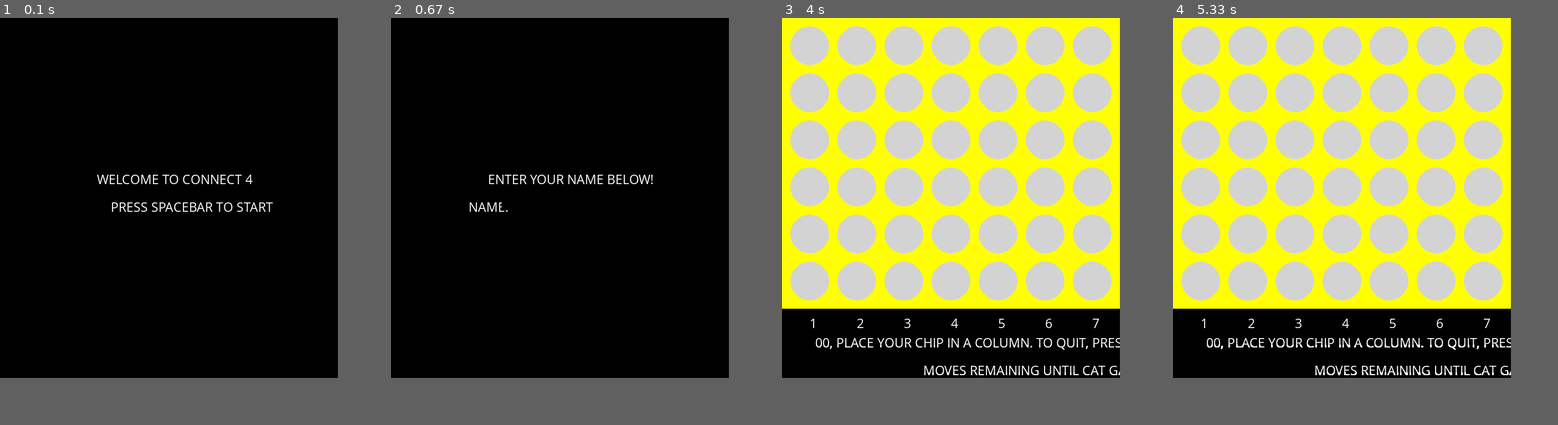
Above: before the commit, frames 1-4 (left to right).
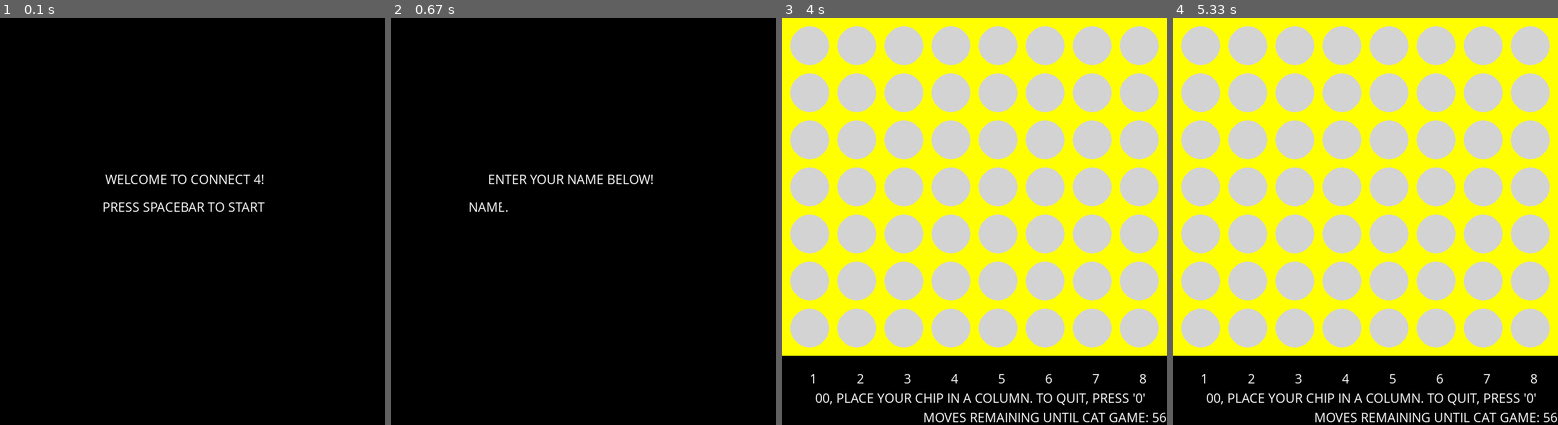
Above: after the commit, the same moments.

Repository: ctuck6/projects
Game: pygame game, started from pygameConnect4.py
Two runs of this game, one before a commit and one after it. Both use one fixed random seed, a clock stepped at 60 frames per second and the inputs below.
Inputs:
- Up to frame 1 (0.1 s): no input
- Up to frame 2 (0.67 s): tap Space at 0.33 s
- Up to frame 3 (4 s): tap 0 at 0.67 s; hold 0 1-1.47 s; tap Space at 1.07, 1.37 s; tap Enter at 2.5, 3.9 s
- Up to frame 4 (5.33 s): tap Space at 4.3, 4.6 s
In our replay, the window is 610x650 before the commit and 695x735 after it. These sizes can differ from the game's own. Grey fills any space a smaller window leaves; there, only what the larger window draws over its background counts as a difference.

The runs differ from the first frame. In frame 1, 1.1% of the frame differs, in the area x 25-71%, y 38-48%; in frame 2, only the window size differs; in frame 3, 22%; in frame 4, 22%, in the area x 0-100%, y 0-100%.

Commit message:
Tweaked alot :)

Diff:
--- a/pygameConnect4.py
+++ b/pygameConnect4.py
@@ -8,14 +8,15 @@
 RED = (255, 0, 0)
 EMPTY = (211, 211, 211)
 FRAME_COLOR = (255, 255, 0)
-SCREEN_WIDTH = 610
-SCREEN_HEIGHT = 650
 CIRCLE_RADIUS = 35
 BARRIER = 15
 FONT_SIZE = 25
 NUM_IN_A_ROW = 4
-BLANK = ' '
-OCCUPIED = 'X'
+NUM_OF_ROWS = 7
+NUM_OF_COLUMNS = 8
+SCREEN_WIDTH = BARRIER + ((BARRIER + (CIRCLE_RADIUS*2)) * NUM_OF_COLUMNS)
+SCREEN_HEIGHT = 125 + BARRIER + ((BARRIER + (CIRCLE_RADIUS*2)) * NUM_OF_ROWS)
+MAX_MOVES = NUM_OF_ROWS * NUM_OF_COLUMNS
 MESSAGE_FONT = pygame.font.SysFont("comicsansms", FONT_SIZE)
 SCREEN = pygame.display.set_mode((SCREEN_WIDTH, SCREEN_HEIGHT))
 
@@ -27,17 +28,21 @@
                 if e.key == pygame.K_SPACE:
                     waiting = False
         SCREEN.fill(BLACK)
-        pause = MESSAGE_FONT.render("WELCOME TO CONNECT 4", True, WHITE)
-        SCREEN.blit(pause, [175, 275])
+        pause = MESSAGE_FONT.render("WELCOME TO CONNECT 4!", True, WHITE)
+        SCREEN.blit(pause, [190, 275])
         pause = MESSAGE_FONT.render("PRESS SPACEBAR TO START", True, WHITE)
-        SCREEN.blit(pause, [200, 325])
+        SCREEN.blit(pause, [185, 325])
         pygame.display.update()
 
-def showMenu():
+def showMenu(winner):
     while True:
-        SCREEN.fill(BLACK)
-        choice = MESSAGE_FONT.render("CONNECT 4! TO PLAY AGAIN, PRESS SPACEBAR. TO QUIT, PRESS 'Q'", True, WHITE)
-        SCREEN.blit(choice, [25, 300])
+        pygame.draw.rect(SCREEN, WHITE, (150, 225, 310, 160))
+        choice = MESSAGE_FONT.render("CONNECT 4, " + winner[0] +  " WINS!", True, winner[1])
+        SCREEN.blit(choice, [200, 275])
+        choice = MESSAGE_FONT.render("TO PLAY AGAIN, PRESS SPACEBAR", True, winner[1])
+        SCREEN.blit(choice, [160, 300])
+        choice = MESSAGE_FONT.render("TO QUIT, PRESS 'Q'", True, winner[1])
+        SCREEN.blit(choice, [225, 325])
         pygame.display.update()
         for e in pygame.event.get():
             if e.type == pygame.KEYDOWN:
@@ -46,36 +51,28 @@
                 elif e.key == pygame.K_q:
                     return False
 
-def moveCount(totalMoves, MAX_MOVES):
-    pygame.draw.rect(SCREEN, BLACK, (0, 620, SCREEN_WIDTH, 20))
+def moveCount(totalMoves):
+    pygame.draw.rect(SCREEN, BLACK, (0, 110 + ((BARRIER + (CIRCLE_RADIUS*2)) * NUM_OF_ROWS), SCREEN_WIDTH, 20))
     moves = MESSAGE_FONT.render("MOVES REMAINING UNTIL CAT GAME: " + str(MAX_MOVES - totalMoves), True, WHITE)
-    SCREEN.blit(moves, [255, 620])
+    SCREEN.blit(moves, [255, 110 + ((BARRIER + (CIRCLE_RADIUS*2)) * NUM_OF_ROWS)])
     pygame.display.update()
 
-def playerPrompt(playerList):
-    pygame.draw.rect(SCREEN, BLACK, (0, 570, SCREEN_WIDTH, 20))
-    prompt = MESSAGE_FONT.render(playerList[0][0] + ", PLACE YOUR CHIP IN A COLUMN. TO QUIT, PRESS '0'", True, WHITE)
-    SCREEN.blit(prompt, [60, 570])
+def setGrid():
+    return [[EMPTY for column in range(NUM_OF_COLUMNS)] for row in range(NUM_OF_ROWS)]
+
+def showGrid():
+    pygame.draw.rect(SCREEN, BLACK, (0, BARRIER + ((BARRIER + (CIRCLE_RADIUS*2)) * NUM_OF_ROWS), SCREEN_WIDTH, 125))
+    choice = MESSAGE_FONT.render("1", True, WHITE)
+    SCREEN.blit(choice, [50, 40 + ((BARRIER + (CIRCLE_RADIUS*2)) * NUM_OF_ROWS)])
+    for col in range(1, NUM_OF_COLUMNS):
+        choice = MESSAGE_FONT.render(str(col + 1), True, WHITE)
+        SCREEN.blit(choice, [50 + (col * ((CIRCLE_RADIUS*2) + BARRIER)), 40 + ((BARRIER + (CIRCLE_RADIUS*2)) * NUM_OF_ROWS)])
+
+    for row in range(BARRIER + CIRCLE_RADIUS, ((CIRCLE_RADIUS*2) + BARRIER) * NUM_OF_ROWS, (CIRCLE_RADIUS*2) + BARRIER):
+        for col in range(BARRIER + CIRCLE_RADIUS, ((CIRCLE_RADIUS*2) + BARRIER) * NUM_OF_COLUMNS, (CIRCLE_RADIUS*2) + BARRIER):
+            pygame.draw.circle(SCREEN, EMPTY, (col, row), CIRCLE_RADIUS)
+
     pygame.display.update()
-
-
-def setGrid():
-    grid = []
-
-    pygame.draw.rect(SCREEN, BLACK, (0, 525, SCREEN_WIDTH, 125))
-    choice = MESSAGE_FONT.render("1", True, WHITE)
-    SCREEN.blit(choice, [50, 535])
-    for col in range(1, 7):
-        choice = MESSAGE_FONT.render(str(col + 1), True, WHITE)
-        SCREEN.blit(choice, [50 + (col * ((CIRCLE_RADIUS*2) + BARRIER)), 535])
-    pygame.display.update()
-
-    for y in range(BARRIER + CIRCLE_RADIUS, 476, (CIRCLE_RADIUS*2) + BARRIER):
-        for x in range(BARRIER + CIRCLE_RADIUS, 561, (CIRCLE_RADIUS*2) + BARRIER):
-            pygame.draw.circle(SCREEN, EMPTY, (x, y), CIRCLE_RADIUS)
-            grid.append((x, y))
-
-    return grid
 
 def getPlayerName():
     name = ""
@@ -101,6 +98,29 @@
 def switchPlayers(playerList):
     playerList[0], playerList[1] = playerList[1], playerList[0]
 
+def playerMove(grid, playerList):
+    pygame.draw.rect(SCREEN, BLACK, (0, 75 + ((BARRIER + (CIRCLE_RADIUS*2)) * NUM_OF_ROWS), SCREEN_WIDTH, 20))
+    prompt = MESSAGE_FONT.render(playerList[0][0] + ", PLACE YOUR CHIP IN A COLUMN. TO QUIT, PRESS '0'", True, WHITE)
+    SCREEN.blit(prompt, [60, 75 + ((BARRIER + (CIRCLE_RADIUS*2)) * NUM_OF_ROWS)])
+    pygame.display.update()
+    xCoor, yCoor = 0, 0
+    while True:
+        for e in pygame.event.get():
+                if e.type == pygame.KEYDOWN:
+                    if pygame.key.name(e.key) == '0':
+                        pygame.quit()
+                        sys.quit()
+                    elif pygame.key.name(e.key) >= '1' and pygame.key.name(e.key) <= str(NUM_OF_COLUMNS):
+                        pressedKey = int(pygame.key.name(e.key))
+                        for spot in range(NUM_OF_ROWS - 1, -1, -1):
+                            if grid[spot][pressedKey - 1] == EMPTY:
+                                xCoor, yCoor = spot, pressedKey - 1
+                                grid[spot][pressedKey - 1] = playerList[0][1]
+                                tempCoordinates = (50 + ((pressedKey - 1)*85), 50 + (spot*85))
+                                pygame.draw.circle(SCREEN, playerList[0][1], tempCoordinates, CIRCLE_RADIUS)
+                                pygame.display.update()
+                                return [yCoor, xCoor]
+
 def checkForWinner(grid, x, y, color):
     # checks vertical
     count = 0
@@ -171,9 +191,6 @@
     return True
 
 def main():
-    NUM_OF_ROWS = 6
-    NUM_OF_COLOMNS = 7
-    MAX_MOVES = NUM_OF_ROWS * NUM_OF_COLOMNS
     playerOneName, playerTwoName = "", ""
     playerList = [[playerOneName, BLACK], [playerTwoName, RED]]
     totalMoves = 0
@@ -184,31 +201,22 @@
         player[0] = getPlayerName()
 
     SCREEN.fill(FRAME_COLOR)
+    showGrid()
     grid = setGrid()
 
     while playAgain:
-        moveCount(totalMoves, MAX_MOVES)
-        playerPrompt(playerList)
-        for e in pygame.event.get():
-            if e.type == pygame.KEYDOWN:
-                if pygame.key.name(e.key) == '0':
-                    pygame.quit()
-                    sys.quit()
-                elif pygame.key.name(e.key) >= '1' and pygame.key.name(e.key) <= '7':
-                    pressedKey = int(pygame.key.name(e.key))
-                    for y in range(475, 49, -((CIRCLE_RADIUS*2) + BARRIER)):
-                        tempCoordinates = (50 + ((pressedKey - 1)*85), y)
-                        if tempCoordinates in grid:
-                            totalMoves += 1
-                            pygame.draw.circle(SCREEN, playerList[0][1], tempCoordinates, CIRCLE_RADIUS)
-                            grid.remove(tempCoordinates)
-                            switchPlayers(playerList)
-                            break
-
-            if totalMoves >= MAX_MOVES:
-                playAgain = showMenu()
-                SCREEN.fill(FRAME_COLOR)
-                grid = setGrid()
-                totalMoves = 0
-
-main()
+        moveCount(totalMoves)
+        coordinates = playerMove(grid, playerList)
+        totalMoves += 1
+        winner = checkForWinner(grid, coordinates[0], coordinates[1], playerList[0][1])
+        if winner:
+            playAgain = showMenu(playerList[0])
+            SCREEN.fill(FRAME_COLOR)
+            showGrid()
+            grid = setGrid()
+            totalMoves = 0
+        else:
+            switchPlayers(playerList)
+
+if __name__ == "__main__":
+    main()
